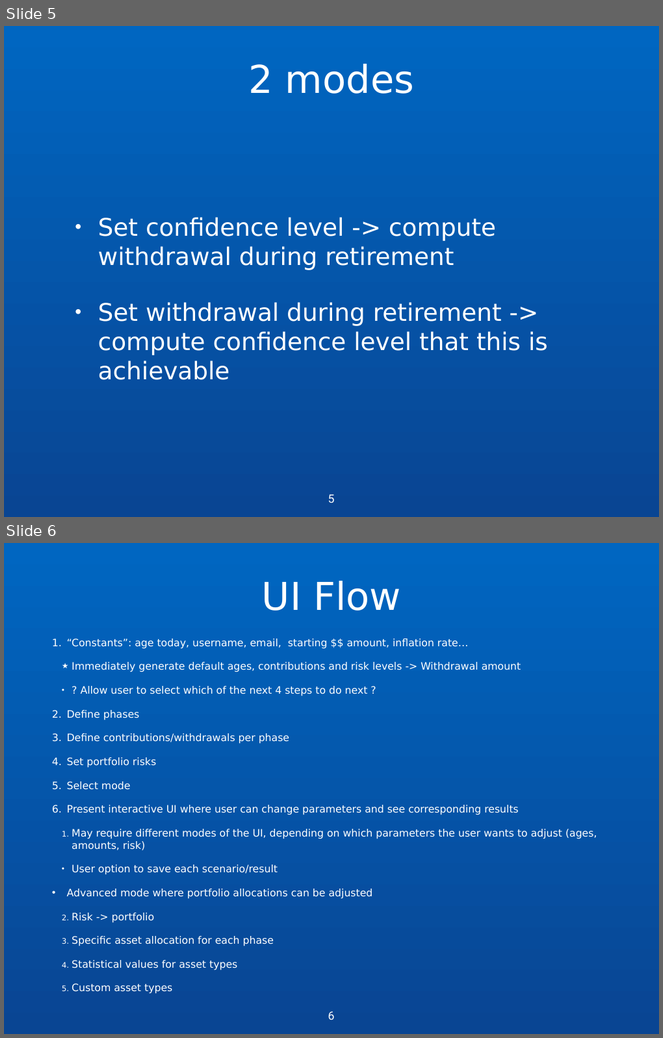
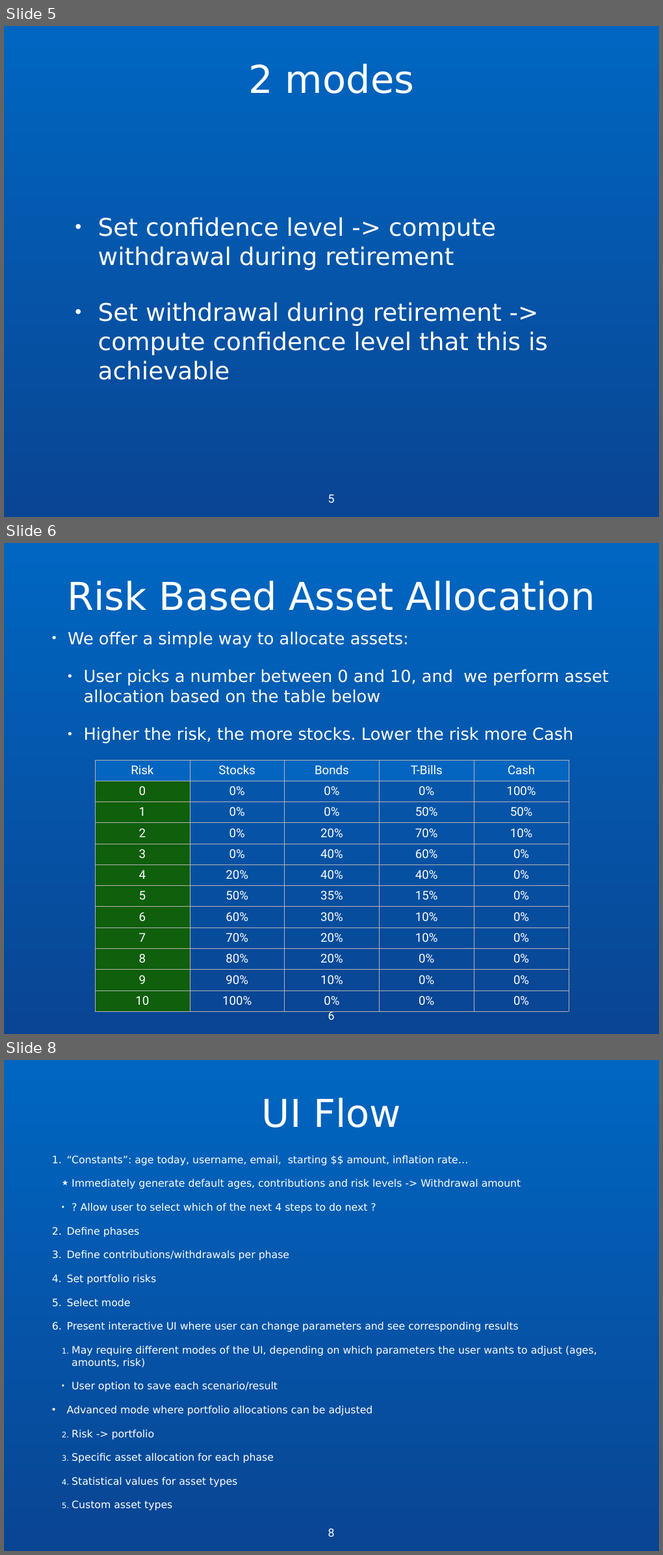
Before and after one commit to nfraenkel/Peace-of-Mind, a slide deck: Core Visual.ppt. Shown one above the other, each under a label of ours: slides 5 and 6 before the commit, slides 5, 6 and 8 after it; the slides between them are not shown. The pictures are 663x1038 and 663x1555 pixels, drawn with LibreOffice and Linux fonts; fonts in the diff are those of the drawing. Boxes give left, top, right and bottom in pixels: in the first picture for what was removed or moved away, otherwise in the second. Text is boxed around its words. In the diff, an @@ line names an element or a change of style, - is before the commit and + after.

Commit message:
Added 2 slides on Risk-based asset allocation

```diff
--- a/Core Visual.ppt
+++ b/Core Visual.ppt
@@ slide 6 added at bbox=[4, 543, 659, 1034], background gradient #0066C1 to #094593 @@
@@ title added at bbox=[68, 581, 596, 611], 60 pt, text #FFFFFF @@
+Risk Based Asset Allocation
@@ text added at bbox=[68, 631, 608, 744], 26 pt, text #FFFFFF @@
+• We offer a simple way to allocate assets:
+  • User picks a number between 0 and 10, and we perform asset allocation based on the table below
+  • Higher the risk, the more stocks. Lower the risk more Cash
@@ table added at bbox=[95, 760, 570, 1012], 12 rows, 5 columns @@
+Risk | Stocks | Bonds | T-Bills | Cash
+0 | 0% | 0% | 0% | 100%
+1 | 0% | 0% | 50% | 50%
+2 | 0% | 20% | 70% | 10%
+3 | 0% | 40% | 60% | 0%
+4 | 20% | 40% | 40% | 0%
+5 | 50% | 35% | 15% | 0%
+6 | 60% | 30% | 10% | 0%
+7 | 70% | 20% | 10% | 0%
+8 | 80% | 20% | 0% | 0%
+9 | 90% | 10% | 0% | 0%
+10 | 100% | 0% | 0% | 0%
@@ page number added at bbox=[325, 1009, 337, 1028], 18 pt, text #FFFFFF @@
+6
@@ what was slide 6 is now slide 8 @@
@@ page number at bbox=[328, 1529, 335, 1537]: text changed @@
-6
+8
```
Also in this commit, not shown: 2 slides changed, 1 other slide added, 7 other files.
